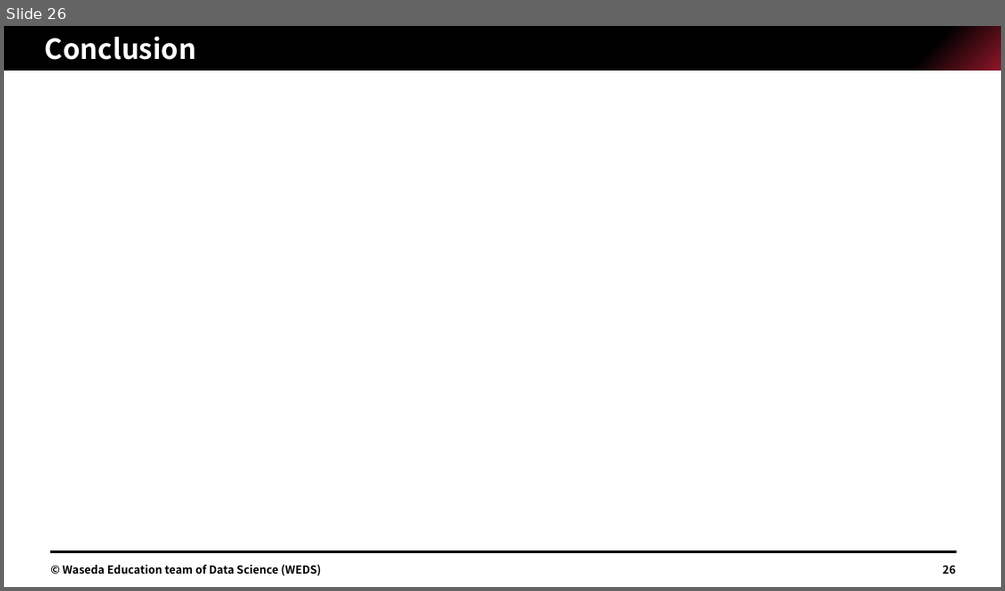
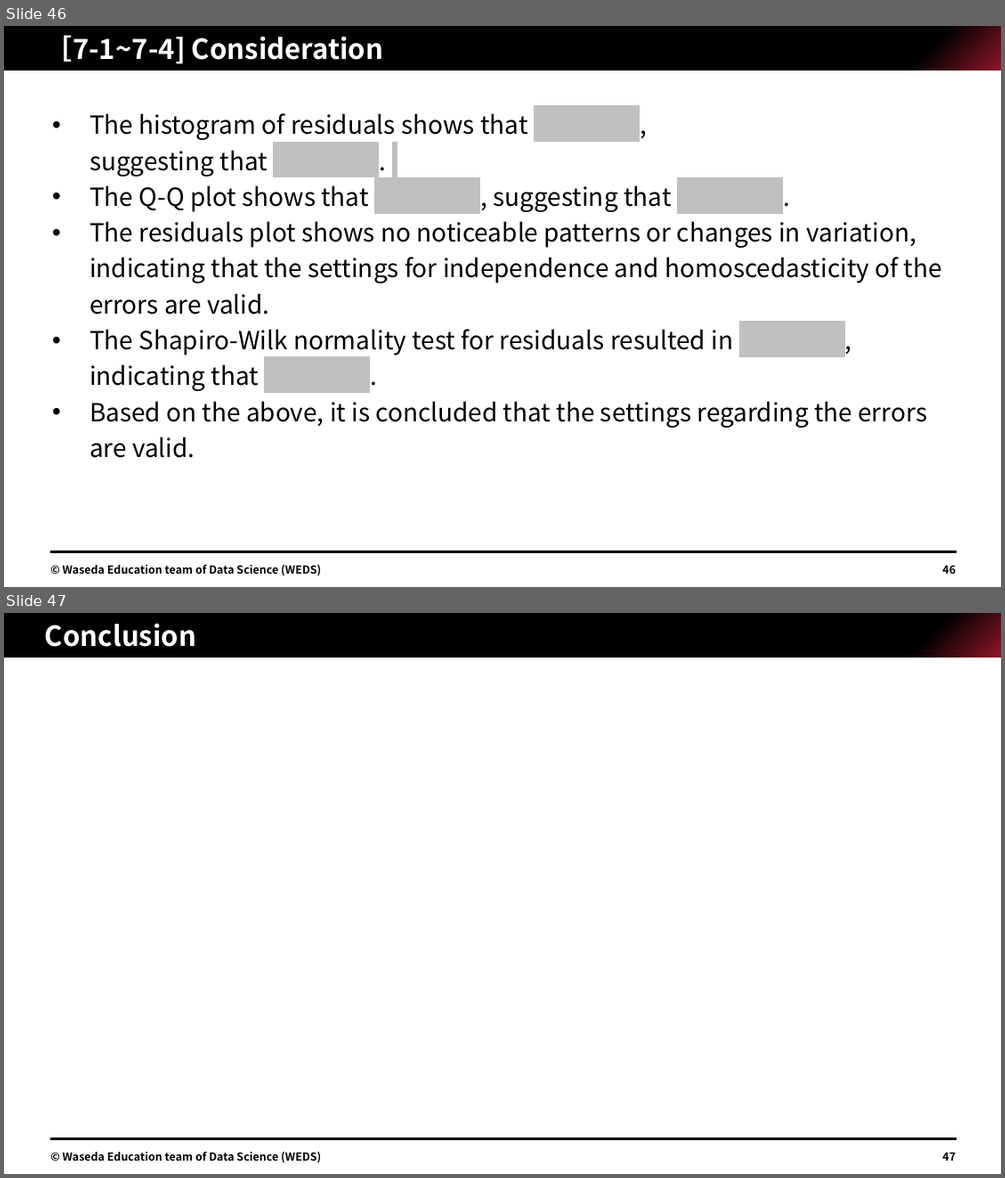
Before and after one commit to Jimin-Park0901/Data-Science, a slide deck: Store_Sale/assignment/1W22CF16.pptx. Shown one above the other, each under a label of ours: slide 26 before the commit, slides 46 and 47 after it. The pictures are 1005x591 and 1005x1178 pixels, drawn with LibreOffice and Linux fonts; fonts in the diff are those of the drawing; grey boxes stand for pictures. Boxes give left, top, right and bottom in pixels: in the first picture for what was removed or moved away, otherwise in the second. Text is boxed around its words. In the diff, an @@ line names an element or a change of style, - is before the commit and + after.

```diff
--- a/Store_Sale/assignment/1W22CF16.pptx
+++ b/Store_Sale/assignment/1W22CF16.pptx
@@ slide 46 added at <box>4,26,1001,587</box>, background #FFFFFF; not listed: 2 template elements that a slide beside it also shows @@
@@ title added at <box>45,35,383,64</box>, 20 pt, text #FFFFFF, bold @@
+［7-1~7-4] Consideration
@@ text added at <box>89,113,942,458</box>, 18 pt, text #000000 @@
+• The histogram of residuals shows that ,
+  suggesting that .
+• The Q-Q plot shows that , suggesting that .
+• The residuals plot shows no noticeable patterns or changes in variation, indicating that the settings for independence and homoscedasticity of the errors are valid.
+• The Shapiro-Wilk normality test for residuals resulted in , indicating that .
+• Based on the above, it is concluded that the settings regarding the errors are valid.
@@ text added at <box>63,564,321,576</box>, 8 pt, text #000000, bold @@
+© Waseda Education team of Data Science (WEDS)
@@ page number added at <box>942,564,955,573</box>, 8 pt, text #000000, bold @@
+46
@@ what was slide 26 is now slide 47 @@
@@ page number at <box>942,1151,955,1160</box>: text changed @@
-26
+47
```
Also in this commit, not shown: 17 slides changed, 22 other slides added, 1 slide removed, 4 other files.
